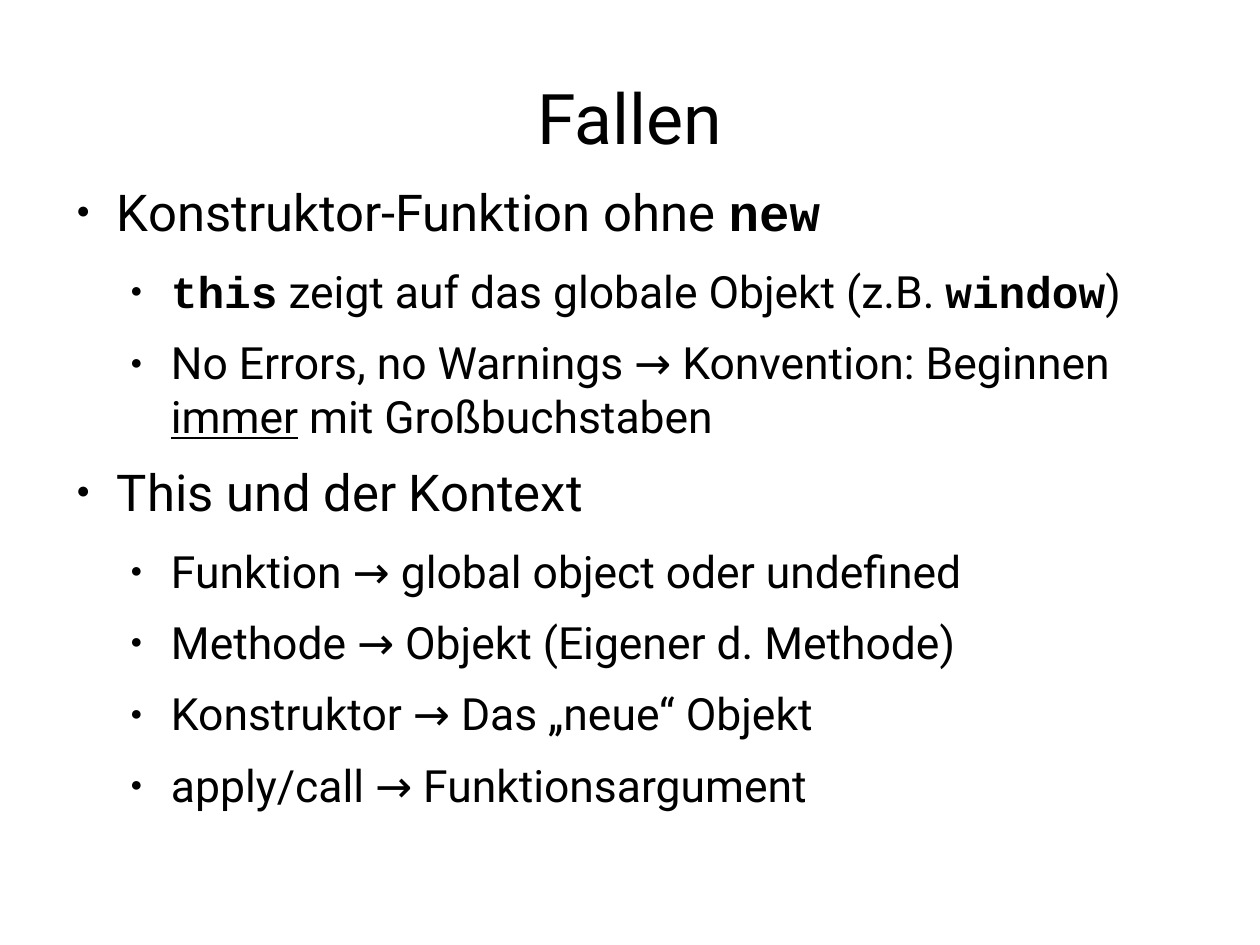
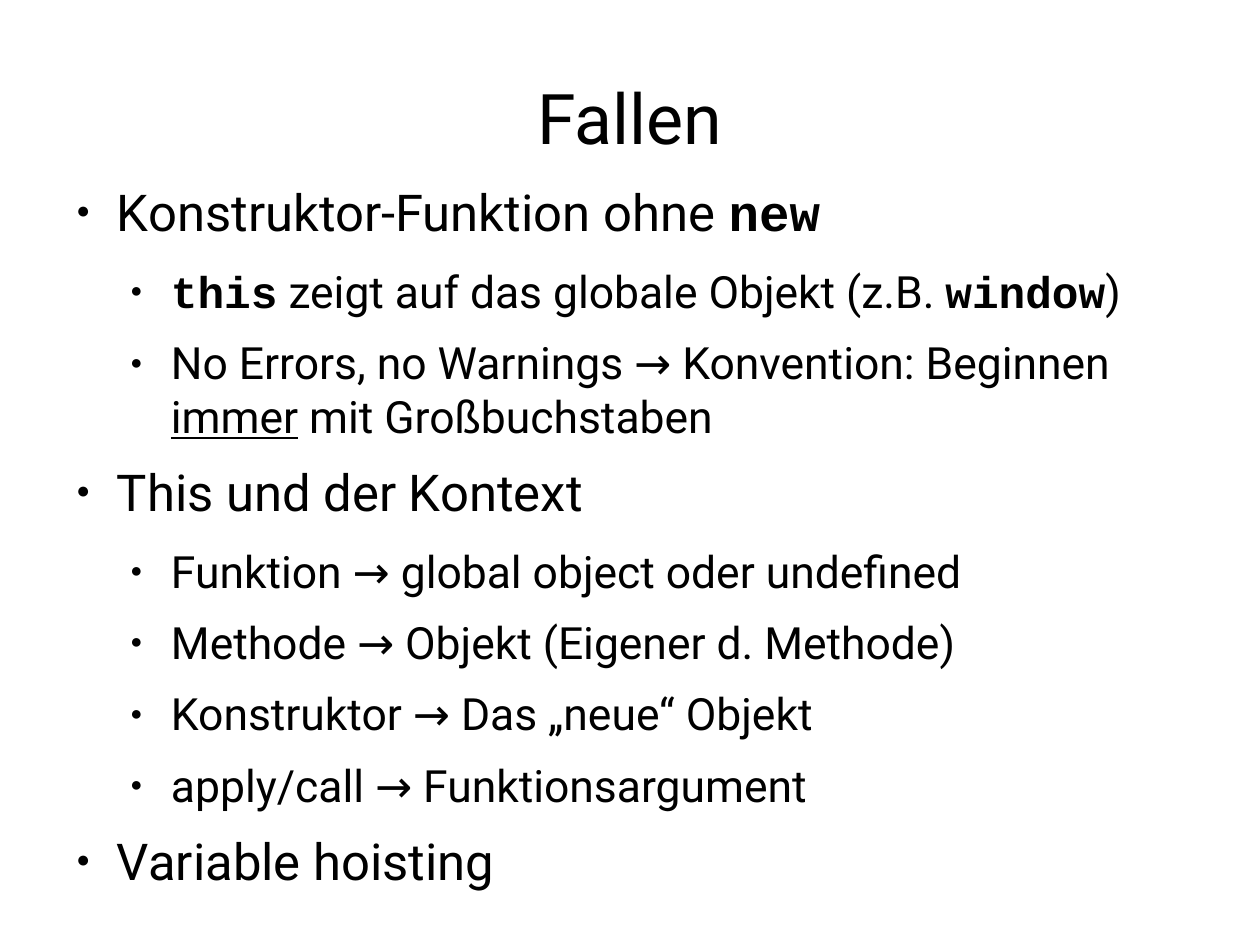
Before and after one commit to Weltraumschaf/Slides, a slide deck: slide 43 of JavaScript-Es_ist_nicht_C/JavaScript-ItsNotC.odp. Drawn at 1260x945 pixels with LibreOffice and Linux fonts; fonts in the diff are those of the drawing. Boxes give left, top, right and bottom in pixels: in the first picture for what was removed or moved away, otherwise in the second. Text is boxed around its words. In the diff, an @@ line names an element or a change of style, - is before the commit and + after.

Commit message:
Add variable hoisting.

```diff
--- a/JavaScript-Es_ist_nicht_C/JavaScript-ItsNotC.odp
+++ b/JavaScript-Es_ist_nicht_C/JavaScript-ItsNotC.odp
@@ text at (117,842,494,891): paragraph added @@
+● Variable hoisting
```
Also in this commit, not shown: 1 other file.
